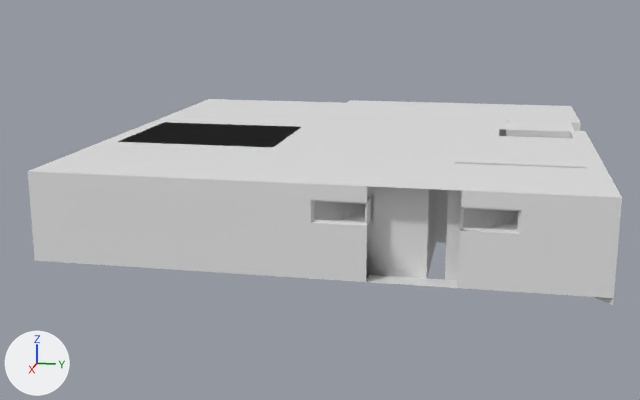
The FBX model Assets/Models/1-floor.fbx as it was, and as the next commit left it.
Camera for both pictures: a 50 mm lens placed at (39.0, 7.1, 5.4), pointed at (9.8, 1.3, -1.9). Lighting does not change. The marker at lower left points along +X, +Y and +Z. Where no turn or scale is listed for an object, it has been applied to the vertices. Vertices at the same position are counted once.

The scene before the commit, as lines of its bpy script (objects in view):
```python
ob_1__etasje = bpy.data.objects.new('1. etasje', me_cube_001)
ob_1__etasje.location = (15.77, 1.27, 7.94)
ob_eddirom_vindu = bpy.data.objects.new('eddirom vindu', me_cube_017)
ob_eddirom_vindu.location = (17.55, -0.13, 4.99)
ob_vaskerom_vindu = bpy.data.objects.new('vaskerom vindu', me_cube_018)
ob_vaskerom_vindu.location = (17.55, -0.13, 4.99)
# me_cube_001
# before: 2055 (-1.6, 8.3, -7.5) at pixel (587, 168), 2058 (-1.6, 4.7, -7.5) at pixel (454, 163), 2063 (-1.6, 6.2, -7.5) at pixel (506, 165), 2064 (-1.6, 7.2, -7.5) at pixel (542, 166)
```
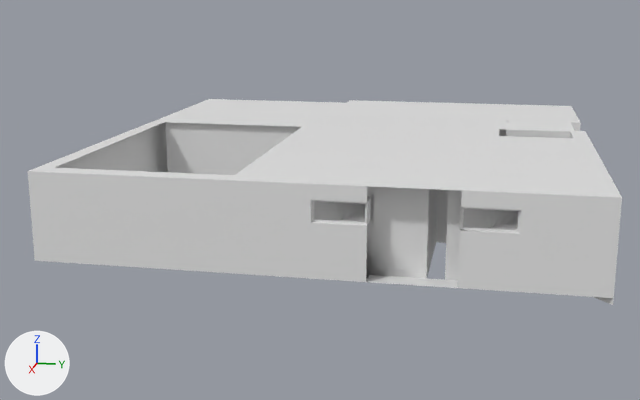
What differs and where, as boxes [x1, y1, x2, y2] in the pictures (640 x 400 px; the box of a moved part takes in the faces that stretch with it):
```json
{"part": 1, "of": "me_cube_001", "change": "cut back", "before": [55, 122, 301, 175]}
{"part": 2, "of": "me_cube_001", "change": "moved or reshaped", "before": [449, 163, 597, 191], "after": [449, 162, 597, 191]}
```

Edits to the scene script, one JSON object a line:
```json
{"block": "me_cube_001", "where": "# used by ob_1__etasje; location = (15.77, 1.27, 7.94)"}
{"block": "me_cube_001", "where": "# verts and faces of me_cube_001; kept vertices keep their numbers, new ones are numbered from 2096"}
{"op": "remove", "block": "me_cube_001", "code": "me_cube_001.from_pydata(...)  # 2096 vertices, 1830 faces; spans x -14.6..1.8, y -6.5..8.8, z -10.2..-7.5"}
{"op": "add", "block": "me_cube_001", "code": "me_cube_001.from_pydata(...)  # 2093 vertices, 1811 faces; spans x -14.6..1.8, y -6.5..8.8, z -10.2..-7.5"}
{"block": "me_cube_001", "change": "me_cube_001 part 1"}
{"block": "me_cube_001", "change": "7 vertices are removed from x -7.1..1.1, y -6.0..-0.9, z -10.0..-7.9"}
{"block": "me_cube_001", "change": "22 faces are deleted"}
{"block": "me_cube_001", "change": "4 vertices are added at (-7.3, -6.0, -7.5), (-7.3, -6.0, -10.0), (-7.3, -6.0, -7.9), (-7.3, -6.0, -8.8)"}
{"block": "me_cube_001", "change": "1 new face joins them, mat_wood_list_door_window (white #e7e7e7)"}
{"block": "me_cube_001", "change": "2 new faces join them, mat_wood_plain3_offset (white #e7e7e7)"}
{"block": "me_cube_001", "change": "me_cube_001 part 2"}
{"op": "add", "block": "me_cube_001", "code": "for i in [2055, 2058, 2063, 2064]: verts[i] += (-0.2, 0.0, 0.0)"}
```
